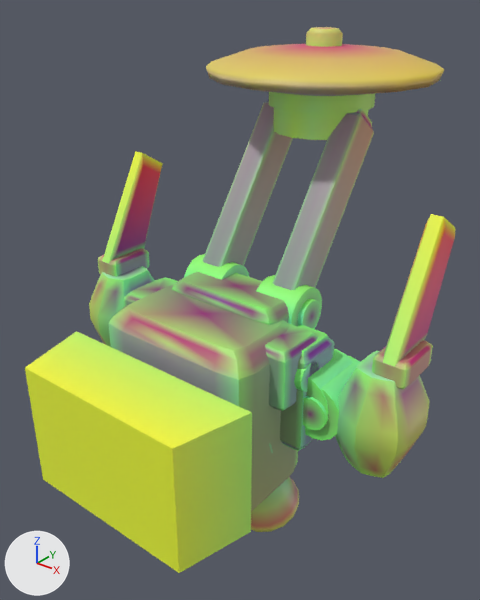
The glTF model models/parts/llm_gen_dorsal_pack_038_4e098a.glb as it was, and as the next commit left it.
Rendered twice from a 50 mm lens placed at (41.4, -38.5, 41.5), pointed at (-1.0, 14.5, 8.6). Lighting does not change. The marker at lower left points along +X, +Y and +Z. The picture after the commit comes second. Vertices at exactly the same position are counted once.

The first picture shows 'adapter_dorsal_outrigger_dark_r', 'adapter_dorsal_spine_dark', 'adapter_dorsal_trunnion_dark_15_adapter_dark_r', 'adapter_sub_antenna_base_dark_12_adapter_dark_l', 'adapter_sub_antenna_base_dark_12_adapter_dark_r', 'awacs_dish_6_titanium_silver', 'ew_comms_blade_13_gold_l', 'ew_comms_blade_13_gold_r', 'ew_sensor_pod_11_cobalt_anodized_l', 'ew_sensor_pod_11_cobalt_anodized_r', 'mounting_dovetail_plug', 'radome_spine_bridge_0_adapter_dark', 'radome_truss_side_3_adapter_dark_l', 'radome_truss_side_3_adapter_dark_r' and 12 more.
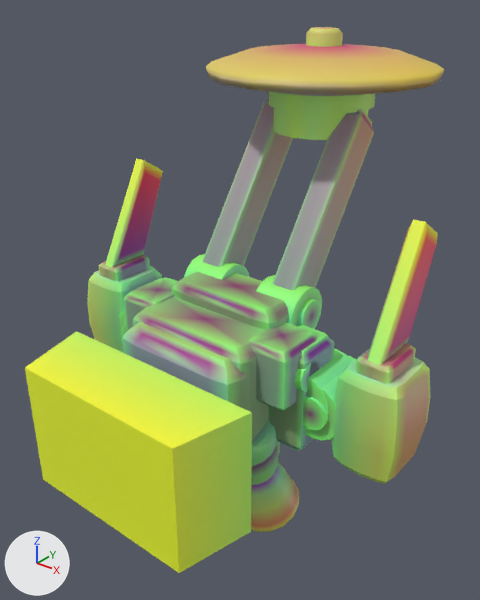
What differs and where, as boxes (x1, y1, x2, y2) in the pictures (480 x 600 px):
'adapter_dorsal_spine_dark', rescaled: before (109, 285, 298, 511); after (122, 322, 280, 455)
'ew_sensor_pod_11_cobalt_anodized_r', reshaped: before (335, 350, 430, 478); after (331, 349, 431, 484)
'ew_comms_blade_13_gold_r', reshaped: before (383, 214, 455, 367); after (368, 219, 438, 365)
'ew_comms_blade_13_gold_l', reshaped: before (102, 151, 163, 264); after (105, 158, 163, 267)
'ew_sensor_pod_11_cobalt_anodized_l', reshaped: before (89, 266, 155, 347); after (87, 266, 162, 352)
'adapter_sub_antenna_base_dark_12_adapter_dark_r', reshaped: before (372, 340, 433, 389); after (356, 343, 416, 384)
'adapter_sub_antenna_base_dark_12_adapter_dark_l', reshaped (7% shorter): before (98, 248, 150, 276); after (99, 255, 150, 281)
'adapter_graft_dorsal_collar_dark_17_adapter_dark', unchanged, uncovered by the edit: after (133, 296, 269, 483)

Patch to the scene script:
```diff
--- a/models/parts/llm_gen_dorsal_pack_038_4e098a.glb.py
+++ b/models/parts/llm_gen_dorsal_pack_038_4e098a.glb.py
@@ me_adapter_dorsal_spine_dark @@
-me_adapter_dorsal_spine_dark.from_pydata(...)  # 114 vertices, 224 faces; spans x -9.5..9.5, y 1.6..13.0, z -10.1..10.1
+me_adapter_dorsal_spine_dark.from_pydata(...)  # 114 vertices, 224 faces; spans x -7.8..7.8, y 2.0..11.6, z -8.4..8.4
+# me_adapter_dorsal_spine_dark part 1: the whole mesh is scaled about its middle by (0.82, 0.842, 0.834), then moved by (0.0, -0.5, 0.0)
 me_adapter_dorsal_spine_dark.materials.append(mat_defaultmaterial_001)
@@ me_ew_sensor_pod_11_cobalt_anodized_r @@
-me_ew_sensor_pod_11_cobalt_anodized_r.from_pydata(...)  # 86 vertices, 168 faces; spans x 14.22..22.18, y 7.88..17.39, z -3.1..8.1
+me_ew_sensor_pod_11_cobalt_anodized_r.from_pydata(...)  # 86 vertices, 168 faces; spans x 14.43..21.97, y 8.39..17.21, z -3.1..8.1
+# me_ew_sensor_pod_11_cobalt_anodized_r part 2: the whole mesh is rebuilt
 me_ew_sensor_pod_11_cobalt_anodized_r.materials.append(mat_defaultmaterial_024)
@@ me_ew_sensor_pod_11_cobalt_anodized_l @@
-me_ew_sensor_pod_11_cobalt_anodized_l.from_pydata(...)  # 86 vertices, 168 faces; spans x -22.18..-14.22, y 7.88..17.39, z -3.1..8.1
+me_ew_sensor_pod_11_cobalt_anodized_l.from_pydata(...)  # 86 vertices, 168 faces; spans x -21.97..-14.43, y 8.39..17.21, z -3.1..8.1
+# me_ew_sensor_pod_11_cobalt_anodized_l part 3: the whole mesh is rebuilt
 me_ew_sensor_pod_11_cobalt_anodized_l.materials.append(mat_defaultmaterial_025)
@@ me_adapter_sub_antenna_base_dark_12_adapter_dark_r @@
-me_adapter_sub_antenna_base_dark_12_adapter_dark_r.from_pydata(...)  # 114 vertices, 224 faces; spans x 17.6..21.2, y 10.8..16.8, z 7.18..10.02
+me_adapter_sub_antenna_base_dark_12_adapter_dark_r.from_pydata(...)  # 114 vertices, 224 faces; spans x 16.4..20.0, y 9.9..15.7, z 7.09..9.71
+# me_adapter_sub_antenna_base_dark_12_adapter_dark_r part 4: 114 of 114 vertices moved; they spanned x 17.6..21.2, y 10.8..16.8, z 7.18..10.02 and now span x 16.4..20.0, y 9.9..15.7, z 7.09..9.71; mean shift (-1.2, -1.0, -0.2)
 me_adapter_sub_antenna_base_dark_12_adapter_dark_r.materials.append(mat_defaultmaterial_026)
@@ me_adapter_sub_antenna_base_dark_12_adapter_dark_l @@
-me_adapter_sub_antenna_base_dark_12_adapter_dark_l.from_pydata(...)  # 114 vertices, 224 faces; spans x -21.2..-17.6, y 10.8..16.8, z 7.18..10.02
+me_adapter_sub_antenna_base_dark_12_adapter_dark_l.from_pydata(...)  # 114 vertices, 224 faces; spans x -20.0..-16.4, y 9.9..15.7, z 7.09..9.71
+# me_adapter_sub_antenna_base_dark_12_adapter_dark_l part 5: 114 of 114 vertices moved; they spanned x -21.2..-17.6, y 10.8..16.8, z 7.18..10.02 and now span x -20.0..-16.4, y 9.9..15.7, z 7.09..9.71; mean shift (1.2, -1.0, -0.2)
 me_adapter_sub_antenna_base_dark_12_adapter_dark_l.materials.append(mat_defaultmaterial_027)
@@ me_ew_comms_blade_13_gold_r @@
-me_ew_comms_blade_13_gold_r.from_pydata(...)  # 26 vertices, 48 faces; spans x 18.42..20.38, y 10.8..21.0, z 9.6..22.1
+me_ew_comms_blade_13_gold_r.from_pydata(...)  # 26 vertices, 48 faces; spans x 17.22..19.18, y 10.1..19.8, z 9.4..21.6
+# me_ew_comms_blade_13_gold_r part 6: 26 of 26 vertices moved; they spanned x 18.42..20.38, y 10.8..21.0, z 9.6..22.1 and now span x 17.22..19.18, y 10.1..19.8, z 9.4..21.6; mean shift (-1.2, -1.05, -0.35)
 me_ew_comms_blade_13_gold_r.materials.append(mat_defaultmaterial_028)
@@ me_ew_comms_blade_13_gold_l @@
-me_ew_comms_blade_13_gold_l.from_pydata(...)  # 26 vertices, 48 faces; spans x -20.38..-18.42, y 10.8..21.0, z 9.6..22.1
+me_ew_comms_blade_13_gold_l.from_pydata(...)  # 26 vertices, 48 faces; spans x -19.18..-17.22, y 10.1..19.8, z 9.4..21.6
+# me_ew_comms_blade_13_gold_l part 7: 26 of 26 vertices moved; they spanned x -20.38..-18.42, y 10.8..21.0, z 9.6..22.1 and now span x -19.18..-17.22, y 10.1..19.8, z 9.4..21.6; mean shift (1.2, -1.05, -0.35)
 me_ew_comms_blade_13_gold_l.materials.append(mat_defaultmaterial_029)
```
